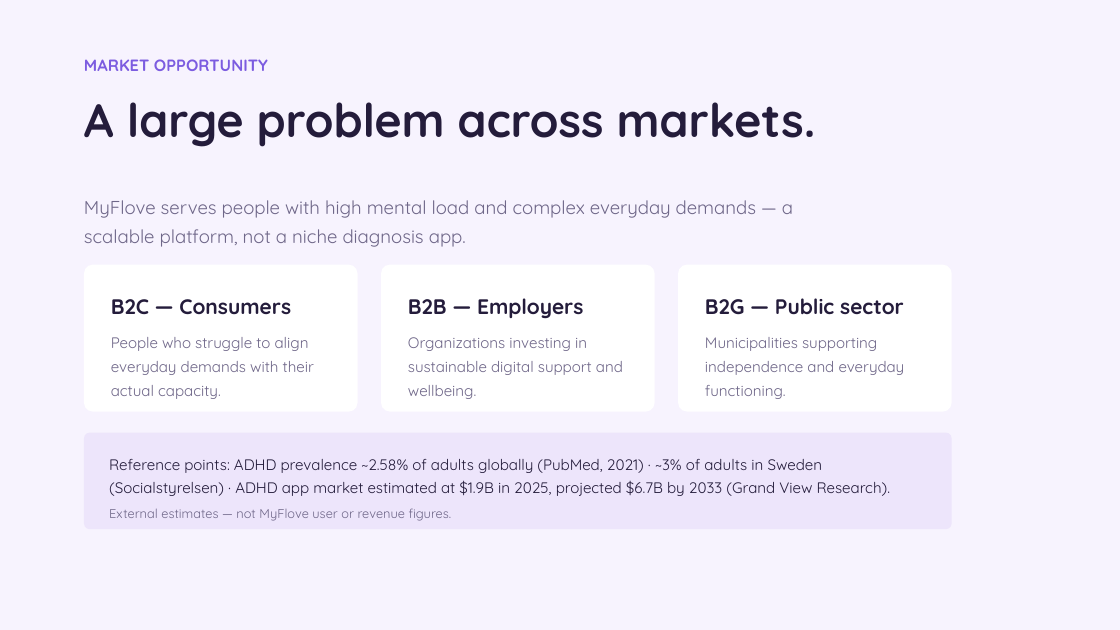
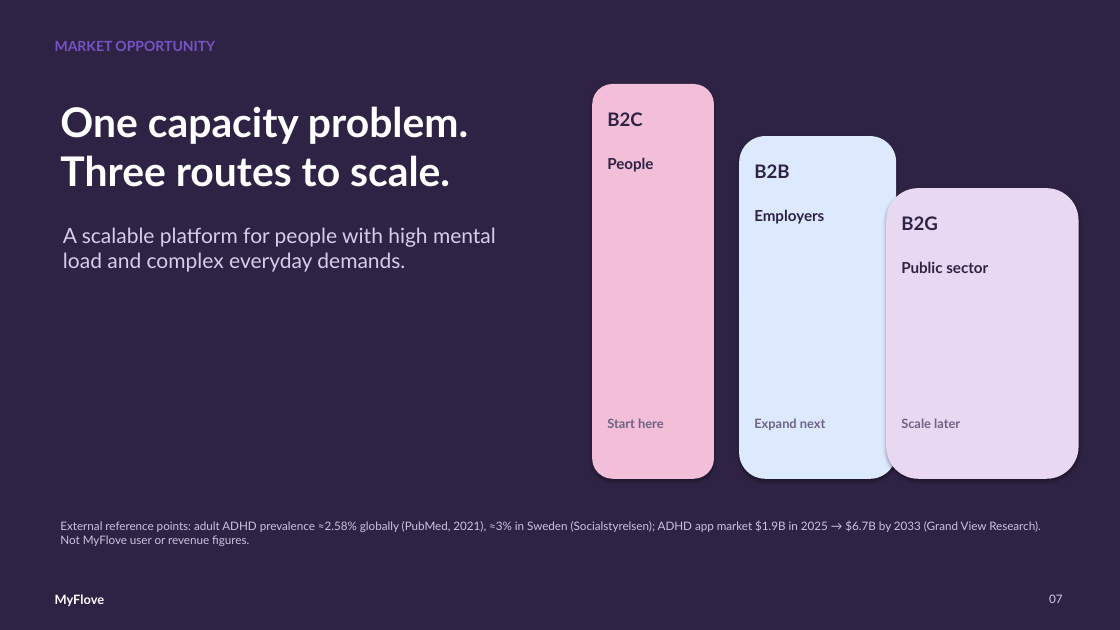
Before and after one commit to camillabaksi/myflove-926d3d31, a slide deck: slide 7 of public/pitch/MyFlove_Investor_Pitch_3min_EN.pptx. Drawn at 1120x630 pixels with LibreOffice and Linux fonts; fonts in the diff are those of the drawing. Boxes give left, top, right and bottom in pixels: in the first picture for what was removed or moved away, otherwise in the second. Text is boxed around its words. In the diff, an @@ line names an element or a change of style, - is before the commit and + after.

```diff
--- a/public/pitch/MyFlove_Investor_Pitch_3min_EN.pptx
+++ b/public/pitch/MyFlove_Investor_Pitch_3min_EN.pptx
@@ background #FFFFFF to #2F2345 @@
@@ rectangle removed at (0,0,1120,630) @@
@@ text "MARKET OPPORTUNITY": place and size @@
-text "MARKET OPPORTUNITY" at (84,59,268,71)
+text "MARKET OPPORTUNITY" at (55,41,215,51)
@@ text "MARKET OPPORTUNITY" at (55,41,215,51): size 14 to 12 pt, font Quicksand to Lato, text colour #7C5CE0 to #7653C6; line spacing 1.15 to 1 @@
@@ rounded rectangle added at (592,84,714,479), fill #F2BED8 @@
@@ text added at (60,106,468,187), 35 pt, text #FFFFFF, bold @@
+One capacity problem.
+Three routes to scale.
@@ text removed at (84,102,816,147) @@
-A large problem across markets.
@@ text added at (607,112,642,126), 16 pt, text #2F2345, bold @@
+B2C
@@ rounded rectangle added at (739,136,897,479), fill #DDE9FF @@
@@ text at (607,157,653,172): text changed; font Quicksand to Lato; text colour #6F6789 to #2F2345; bold on @@
-B2C — Consumers
-People who struggle to align everyday demands with their actual capacity.
+People
@@ text added at (754,164,789,178), 16 pt, text #2F2345, bold @@
+B2B
@@ text added at (754,209,824,224), 13 pt, text #2F2345, bold @@
+Employers
@@ rounded rectangle added at (886,188,1079,479), fill #E9D8F2 @@
@@ text at (63,227,496,272): text changed; size 16 to 18 pt; font Quicksand to Lato; text colour #6F6789 to #D9CCE9 @@
-MyFlove serves people with high mental load and complex everyday demands — a scalable platform, not a niche diagnosis app.
+A scalable platform for people with high mental load and complex everyday demands.
@@ text added at (901,216,938,230), 16 pt, text #2F2345, bold @@
+B2G
@@ rounded rectangle removed at (84,265,358,412) @@
@@ rounded rectangle removed at (381,265,655,412) @@
@@ rounded rectangle removed at (678,265,952,412) @@
@@ text added at (901,261,988,273), 13 pt, text #2F2345, bold @@
+Public sector
@@ text removed at (408,298,623,399) @@
-B2B — Employers
-Organizations investing in sustainable digital support and wellbeing.
@@ text removed at (705,298,905,399) @@
-B2G — Public sector
-Municipalities supporting independence and everyday functioning.
@@ text added at (607,418,664,428), 11 pt, text #6E6382, bold @@
+Start here
@@ text added at (754,418,826,430), 11 pt, text #6E6382, bold @@
+Expand next
@@ text added at (901,418,960,428), 11 pt, text #6E6382, bold @@
+Scale later
@@ rounded rectangle removed at (84,433,952,529) @@
@@ text at (60,520,1041,546): text changed; size 13 to 10 pt; font Quicksand to Lato; text colour #241C3B to #CFC2DF @@
-Reference points: ADHD prevalence ~2.58% of adults globally (PubMed, 2021) · ~3% of adults in Sweden (Socialstyrelsen) · ADHD app market estimated at $1.9B in 2025, projected $6.7B by 2033 (Grand View Research).
-External estimates — not MyFlove user or revenue figures.
+External reference points: adult ADHD prevalence ≈2.58% globally (PubMed, 2021), ≈3% in Sweden (Socialstyrelsen); ADHD app market $1.9B in 2025 → $6.7B by 2033 (Grand View Research). Not MyFlove user or revenue figures.
@@ text added at (55,594,105,606), 11 pt, text #FFFFFF, bold @@
+MyFlove
@@ text added at (1049,594,1062,603), 10 pt, text #D8CBE8 @@
+07
```
Also in this commit, not shown: 11 other slides changed, 1 slide added, 1 slide removed.
